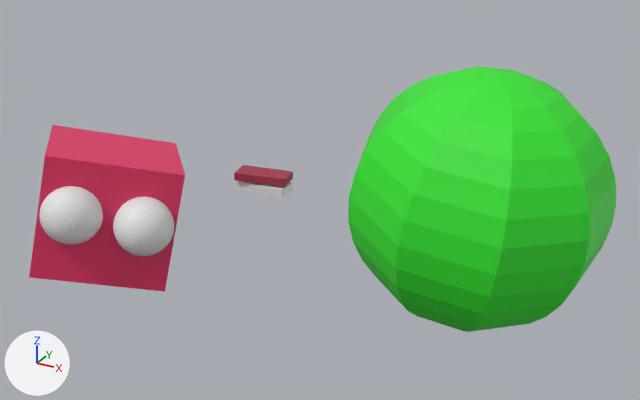
Before and after pictures for a commit that changed the OBJ model models/monkey.obj.
Both versions are drawn from a 50 mm camera at (46.4, -56.6, 28.2) aimed at (19.7, -8.1, 4.0). The axes (+X, +Y, +Z) are drawn at lower left. The lights are the same throughout. Where no turn or scale is listed for an object, it has been applied to the vertices.

Before the edit, the objects in view are built like this:
```python
me_cube = bpy.data.meshes.new('Cube')
me_cube.from_pydata(...)  # 8 vertices, 6 faces; spans x -5.5..9.0, y -17.3..-2.1, z -5.7..6.3
me_cube.materials.append(mat_material)  # pink #e73467
me_cube_002 = bpy.data.meshes.new('Cube.002')
me_cube_002.from_pydata(...)  # 8 vertices, 6 faces; spans x 4.84..9.82, y 2.69..5.47, z -1.34..-0.66
me_cube_002.materials.append(mat_material_001)  # red #a7384d
me_sphere = bpy.data.meshes.new('Sphere')
me_sphere.from_pydata(...)  # 482 vertices, 512 faces; spans x 4.95..9.28, y -13.94..-9.61, z -1.5..2.82
me_sphere.materials.append(mat_material_003)  # white #e7e7e7
me_sphere_001 = bpy.data.meshes.new('Sphere.001')
me_sphere_001.from_pydata(...)  # 482 vertices, 512 faces; spans x 0.46..4.97, y -16.58..-12.08, z -0.5..3.99
me_sphere_001.materials.append(mat_material_004)  # white #e7e7e7
me_sphere_002 = bpy.data.meshes.new('Sphere.002')
me_sphere_002.from_pydata(...)  # 137 vertices, 144 faces; spans x 26.66..39.83, y -22.88..-9.64, z 3.31..16.77
me_sphere_002.materials.append(mat_material_002)  # green #35e730
ob_cube = bpy.data.objects.new('Cube', me_cube)
ob_cube.location = (0.0, 0.0, 0.0)
ob_cube_002 = bpy.data.objects.new('Cube.002', me_cube_002)
ob_cube_002.location = (0.0, 0.0, 0.0)
ob_sphere = bpy.data.objects.new('Sphere', me_sphere)
ob_sphere.location = (0.0, 0.0, 0.0)
ob_sphere_001 = bpy.data.objects.new('Sphere.001', me_sphere_001)
ob_sphere_001.location = (0.0, 0.0, 0.0)
ob_sphere_002 = bpy.data.objects.new('Sphere.002', me_sphere_002)
ob_sphere_002.location = (0.0, 0.0, 0.0)
```
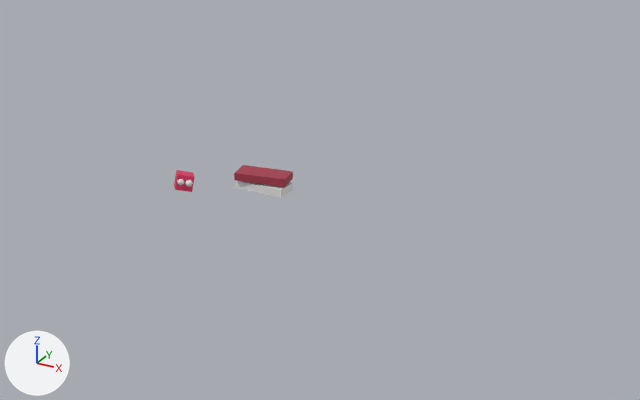
Location of each change, (x1, y1, x2, y2) in pixels of the pictures (640 x 400 px):
'Sphere.002', deleted (green): before (348, 66, 616, 332)
'Cube', mesh rescaled (86% narrower, 86% shorter): before (29, 125, 185, 292); after (174, 170, 195, 192)
'Sphere.001', mesh rescaled (88% narrower, 88% shorter): before (39, 186, 103, 245); after (177, 179, 184, 185)
'Sphere', mesh rescaled: before (113, 197, 174, 256); after (186, 180, 193, 187)

What the commit changed:
me_cube has 8 vertices, 6 faces and spans x -5.5..9.0, y -17.3..-2.1, z -5.7..6.3.
me_cube is used by ob_cube; location (0.0, 0.0, 0.0).
me_cube part 1: the whole mesh is scaled about its middle by 0.133, then moved by (4.9, 3.5, 1.8).
me_sphere has 482 vertices, 512 faces and spans x 4.95..9.28, y -13.94..-9.61, z -1.5..2.82.
me_sphere is used by ob_sphere; location (0.0, 0.0, 0.0).
me_sphere part 2: the whole mesh is scaled about its middle by 0.124, then moved by (0.22, 5.31, 1.49).
me_sphere_001 has 482 vertices, 512 faces and spans x 0.46..4.97, y -16.58..-12.08, z -0.5..3.99.
me_sphere_001 is used by ob_sphere_001; location (0.0, 0.0, 0.0).
me_sphere_001 part 3: the whole mesh is scaled about its middle by 0.124, then moved by (4.07, 7.54, 0.53).
Object 'Sphere.002' (ob_sphere_002) is deleted.
